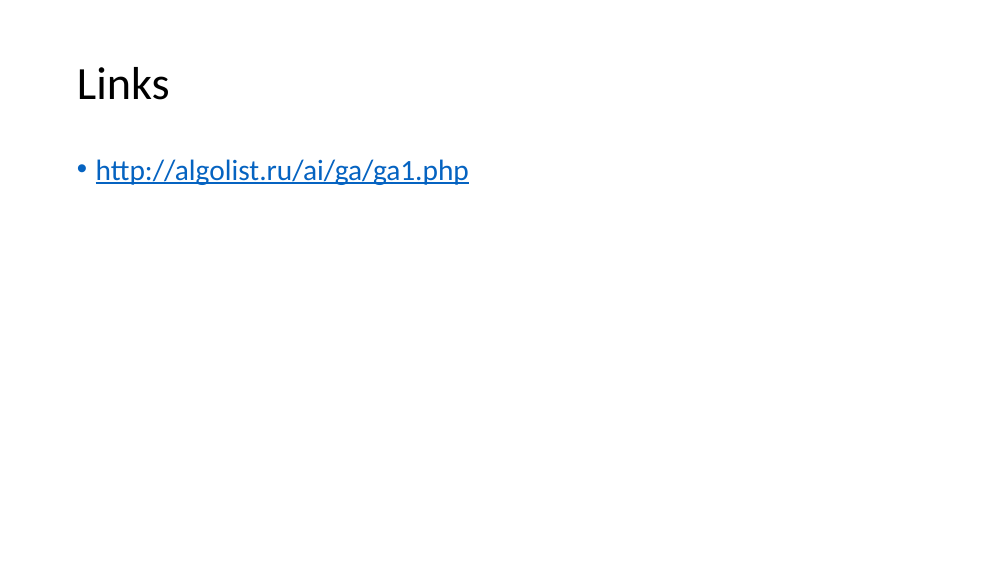
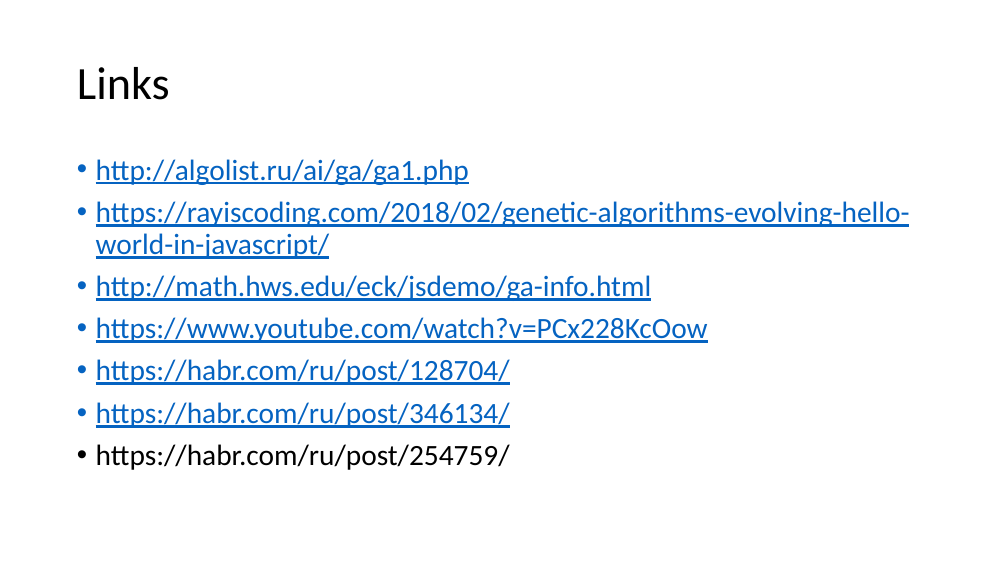
Before and after one commit to the-homeless-god/Profile, a slide deck: slide 22 of Presentations/Genetic.pptx (slide 16 before the commit). Drawn at 1008x567 pixels with LibreOffice and Linux fonts; fonts in the diff are those of the drawing. Boxes give left, top, right and bottom in pixels: in the first picture for what was removed or moved away, otherwise in the second. Text is boxed around its words. In the diff, an @@ line names an element or a change of style, - is before the commit and + after.

```diff
--- a/Presentations/Genetic.pptx
+++ b/Presentations/Genetic.pptx
@@ text at (96,201,910,470): paragraphs added @@
+• https://rayiscoding.com/2018/02/genetic-algorithms-evolving-hello-world-in-javascript/
+• http://math.hws.edu/eck/jsdemo/ga-info.html
+• https://www.youtube.com/watch?v=PCx228KcOow
+• https://habr.com/ru/post/128704/
+• https://habr.com/ru/post/346134/
+• https://habr.com/ru/post/254759/
```
Also in this commit, not shown: 7 slides added, 1 slide removed.
